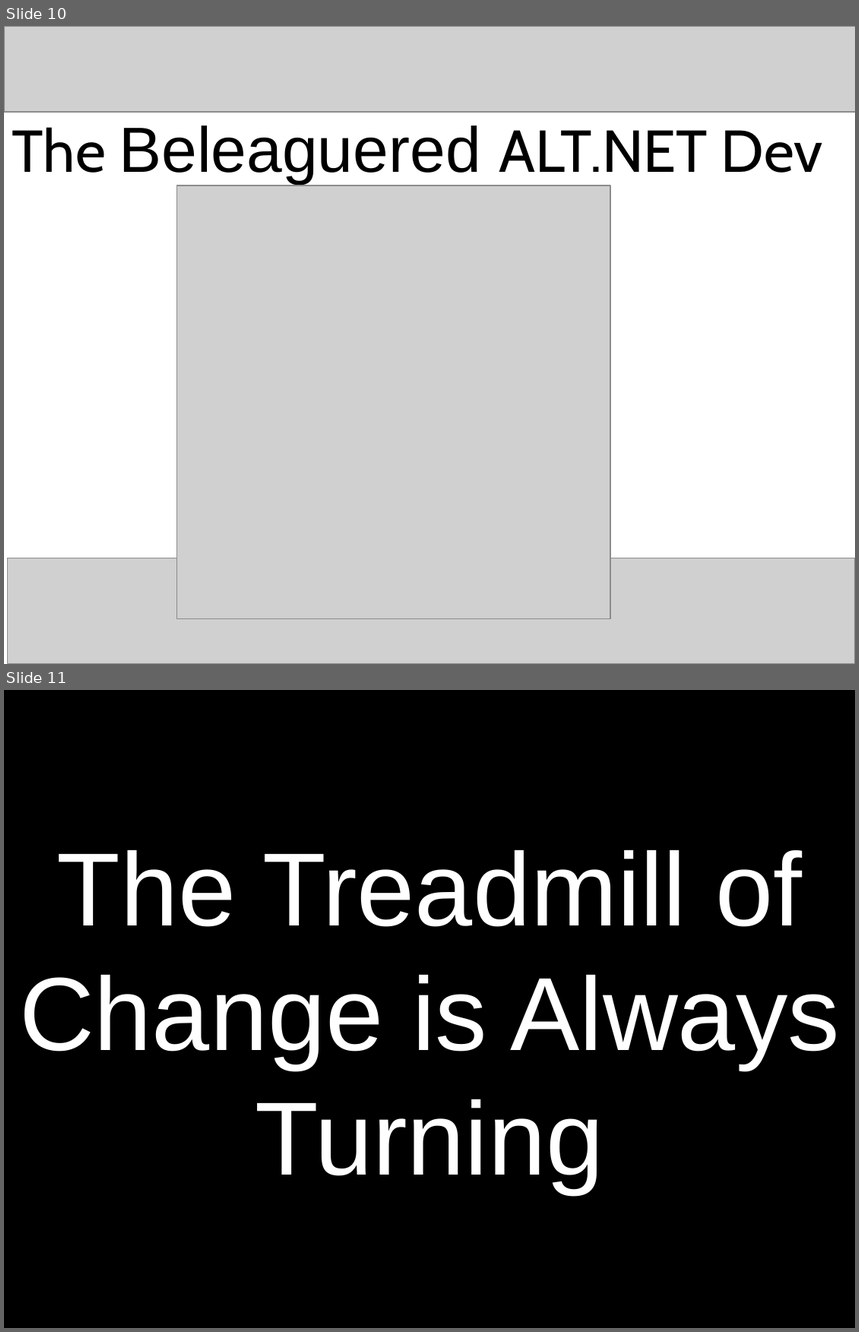
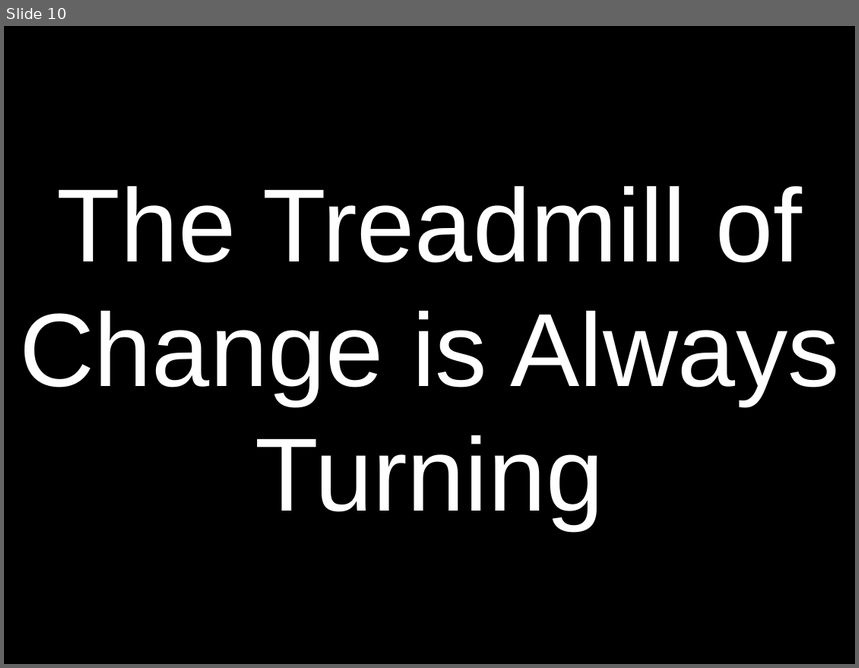
Before and after one commit to craignicol/scotaltdotnet, a slide deck: seattle/HORN Pres.ppt. Shown one above the other, each under a label of ours: slides 10 and 11 before the commit, slide 10 after it. The pictures are 859x1332 and 859x668 pixels, drawn with LibreOffice and Linux fonts; fonts in the diff are those of the drawing; grey boxes stand for pictures. Boxes give left, top, right and bottom in pixels: in the first picture for what was removed or moved away, otherwise in the second. Text is boxed around its words. In the diff, an @@ line names an element or a change of style, - is before the commit and + after.

```diff
--- a/seattle/HORN Pres.ppt
+++ b/seattle/HORN Pres.ppt
@@ slide 10 removed at (4,26,855,664), background #FFFFFF @@
@@ picture removed at (4,26,855,112) @@
@@ text removed at (12,126,823,186) @@
-The Beleaguered ALT.NET Dev
@@ picture removed at (177,186,610,620) @@
@@ picture removed at (7,559,855,664) @@
@@ what was slide 11 is now slide 10 @@
```
Also in this commit, not shown: 2 slides changed, 2 slides added, 1 other slide removed, 1 other file.
